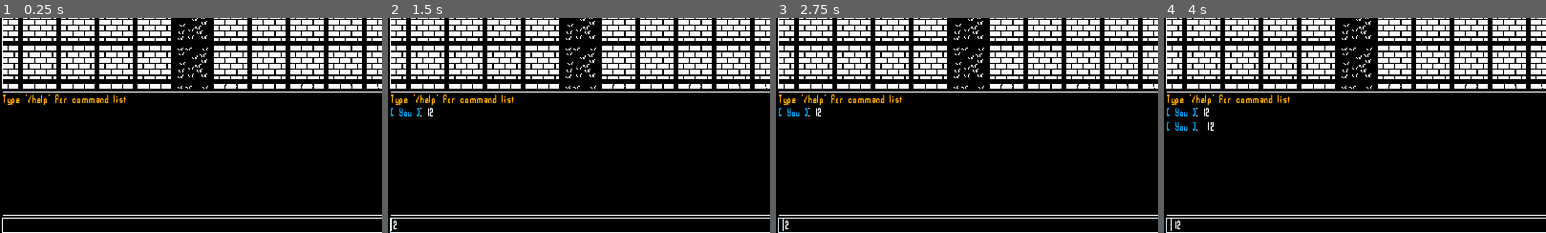
Above: before the commit, frames 1-4 (left to right).
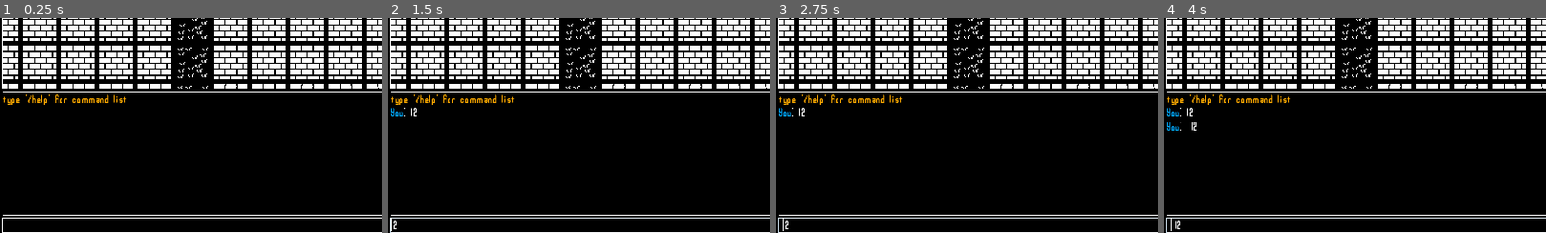
Above: after the commit, the same moments.

Repository: Sarunin/PMD-Dclient
Game: Godot game, scene res://Node2D.tscn
Two runs of this game, one before a commit and one after it. Both use one fixed random seed, a clock stepped at 60 frames per second and the inputs below.
Inputs (mouse positions are % of the whole screen's width and height, from its top left):
- Up to frame 1 (0.25 s): no input
- Up to frame 2 (1.5 s): click (25, 98) at 0.52 s; type "12" at 0.6 s; tap Enter at 1.25 s; hold Up from 1.28 s (still down)
- Up to frame 3 (2.75 s): tap Space at 2 s; release Up at 2.03 s
- Up to frame 4 (4 s): tap Enter at 2.75 s; hold Up from 2.78 s (still down); tap Space at 3.5 s
The pictures show only the part of the screen within x 0-50%, y 50-100%; the shares and areas given below are measured in that part.

The runs differ from the first frame. In frame 1, less than 0.1% of the frame differs, in the area x 0-2%, y 35-40%; in frame 2, 0.2%; in frame 3, 0.2%; in frame 4, 0.4%, in the area x 0-13%, y 35-53%.

Commit message:
Added cmd_log helper script for more modular logging to the console

Diff:
--- /dev/null
+++ b/Code/chat_log.gd
@@ -0,0 +1,35 @@
+extends RichTextLabel
+
+const colors = {
+	'local_player': '#00aaff',
+	'message': 'ffffff',
+	'system': '#ffaa00',
+	'default': '#aaaaaa',
+}
+
+func print(message):
+	var color = colors.get(
+		message.get('color', 'default'),
+		colors.default
+	)
+	bbcode_text += '[color=' + color + ']'
+	bbcode_text += message.content
+	bbcode_text += '[/color]'
+	bbcode_text += '\n'
+
+func print_message(message):
+	var color = colors.get(
+			message.get('color', 'default'),
+			colors.default
+	)
+	var user_color = colors.get(
+			message.get('user_color', 'default'),
+			colors.default
+	)
+	bbcode_text += '[color=' + user_color + ']'
+	bbcode_text += message.user
+	bbcode_text += '[/color]'
+	bbcode_text += '[color=' + color + ']: '
+	bbcode_text += message.content
+	bbcode_text += '[/color]'
+	bbcode_text += '\n'
--- a/Code/cmd_box.gd
+++ b/Code/cmd_box.gd
@@ -8,29 +8,26 @@
 var bfr = ''
 var tile_size = 32
 
-# dictionary array for referencing chat colors
-var colorSys = [
-	{'name': 'system', 'color': '#ffaa00'},
-	{'name': 'localplayer', 'color': '#00aaff'}
-]
-
 # /help comands list
 var cmdList = [
-		{'name': "/help", 'descp': " shows list of avalible comands"},
-		{'name': '/look <direction>', 'descp': ' changes player rotation in declared direction'},
-		{'name': "/move <direction>", 'descp': " changes player position in declared direction"}
+		{'name': "/help", 'description': " shows list of avalible comands"},
+		{'name': '/look <direction>', 'description': ' changes player rotation in declared direction'},
+		{'name': "/move <direction>", 'description': " changes player position in declared direction"}
 	]
 
+
 func _ready():
-	chatLog.bbcode_text += '[color='+ colorSys[0]['color'] + ']'
-	chatLog.bbcode_text += "Type '/help' for command list"
-	chatLog.bbcode_text += '[/color]' + '\n'
+	chatLog.print({
+		'color': 'system',
+		'content': "type '/help' for command list",
+	})
 	inputField.connect("text_entered", self, "text_entered")
 
 func _input(event):
 	if event is InputEventKey:
 		if event.pressed and event.scancode == KEY_UP:
 			inputField.text = bfr
+
 
 func text_entered(text):
 	bfr = text # line for last comand recall
@@ -41,96 +38,75 @@
 			"/help": fhelp()
 			"/move":
 				if args[1] != '':
-					fmove(args[1])
+					chatLog.print(fmove(args[1]))
 				else:
-					chatLog.bbcode_text += '[color='+ colorSys[0]['color'] + ']'
-					chatLog.bbcode_text += "Missing agument <direction>"
-					chatLog.bbcode_text += '[/color]' + '\n'
+					chatLog.print({
+						'color': 'system',
+						'content': 'Missing argument <direction>',
+					})
 			"/look":
 				if args[1] != '':
-					flook(args[1])
+					chatLog.print(flook(args[1]))
 				else:
-					chatLog.bbcode_text += '[color='+ colorSys[0]['color'] + ']'
-					chatLog.bbcode_text += "Missing agument <direction>"
-					chatLog.bbcode_text += '[/color]' + '\n'
+					chatLog.print({
+						'color': 'system',
+						'content': 'Required direction argument',
+					})
 			_: # errors check
-				chatLog.bbcode_text += '[color='+ colorSys[0]['color'] + ']'
-				chatLog.bbcode_text += "Invalid command"
-				chatLog.bbcode_text += '[/color]' + '\n'
+				chatLog.print({
+					'color': 'system',
+					'content': 'Invalid command',
+				})
 	else:
-		chatLog.bbcode_text += '[color='+ colorSys[1]['color'] + ']'
-		chatLog.bbcode_text += "["+ ' You ' +"]"
-		chatLog.bbcode_text += '[/color]: ' + text + '\n'
+		chatLog.print_message({
+			'user_color': 'local_player',
+			'user': 'You',
+			'color': 'message',
+			'content': text,
+		})
 	inputField.text = ''
 
+
 func fhelp():
+	for cmd in cmdList:
+		chatLog.print({
+			'color': 'system',
+			'content': cmd.name + " : " + cmd.description,
+		})
 
-	for i in cmdList:
-		chatLog.bbcode_text += '[color='+ colorSys[0]['color'] + ']'
-		chatLog.bbcode_text += i["name"] + ' : '
-		chatLog.bbcode_text += i["descp"]
-		chatLog.bbcode_text += '[/color]' + '\n'
 
 func fmove(dir):
-	match dir:
-		"up":
-			player.dirrotate(dir)
-			dirmove(0, -1)
-		"up-right":
-			player.dirrotate(dir)
-			dirmove(1, -1)
-		"right":
-			player.dirrotate(dir)
-			dirmove(1, 0)
-		"down-right":
-			player.dirrotate(dir)
-			dirmove(1, 1)
-		"down":
-			player.dirrotate(dir)
-			dirmove(0, 1)
-		"down-left":
-			player.dirrotate(dir)
-			dirmove(-1, 1)
-		"left":
-			player.dirrotate(dir)
-			dirmove(-1, 0)
-		"up-left":
-			player.dirrotate(dir)
-			dirmove(-1, -1)
-		_:
-			chatLog.bbcode_text += '[color='+ colorSys[0]['color'] + ']'
-			chatLog.bbcode_text += "Invalid agument <direction>"
-			chatLog.bbcode_text += '[/color]' + '\n'
+	var dirs = {
+		"up": Vector2(0, -1),
+		"up-right": Vector2(1, -1),
+		"right": Vector2(1, 0),
+		"down-right": Vector2(1, 1),
+		"down": Vector2(0, 1),
+		"down-left": Vector2(-1, 1),
+		"left": Vector2(-1, 0),
+		"up-left": Vector2(-1, -1),
+	}
+	if not dirs.has(dir):
+		return {
+			'color': 'system',
+			'content': 'Invalid argument: ' + dir + "; Expected a direction",
+		}
+	player.position += dirs[dir] * tile_size
+	flook(dir)
+	return {
+		'color': 'system',
+		'content': 'Moved ' + dir,
+	}
+
 
 func flook(dir):
-	match dir:
-		"up":
-			player.dirrotate(dir)
-		"up-right":
-			player.dirrotate(dir)
-		"right":
-			player.dirrotate(dir)
-		"down-right":
-			player.dirrotate(dir)
-		"down":
-			player.dirrotate(dir)
-		"down-left":
-			player.dirrotate(dir)
-		"left":
-			player.dirrotate(dir)
-		"up-left":
-			player.dirrotate(dir)
-		'vfar':
-			player.dirrotate(dir)
-		'far':
-			player.dirrotate(dir)
-		'close':
-			player.dirrotate(dir)
-		_:
-			chatLog.bbcode_text += '[color='+ colorSys[0]['color'] + ']'
-			chatLog.bbcode_text += "Invalid agument <direction>"
-			chatLog.bbcode_text += '[/color]' + '\n'
-
-func dirmove(dirx, diry):
-	player.position.x += dirx * tile_size
-	player.position.y += diry * tile_size
+	if dir in ["up", "up-right", "right", "down-right", "down", "down-left", "left", "up-left"]:
+		player.dirrotate(dir)
+		return {
+			'color': 'system',
+			'content': 'Looked ' + dir,
+		}
+	return {
+		'color': 'system',
+		'content': 'Invalid argument: ' + dir + '; Expected a direction',
+	}
--- a/Node2D.tscn
+++ b/Node2D.tscn
@@ -6,6 +6,7 @@
 [ext_resource path="res://Code/cmd_box.gd" type="Script" id=4]
 [ext_resource path="res://Resources/console_theme.tres" type="Theme" id=5]
 [ext_resource path="res://MapScene.tscn" type="PackedScene" id=6]
+[ext_resource path="res://Code/chat_log.gd" type="Script" id=7]
 
 [node name="Root" type="Node2D"]
 
@@ -37,6 +38,7 @@
 custom_styles/focus = ExtResource( 1 )
 bbcode_enabled = true
 scroll_following = true
+script = ExtResource( 7 )
 __meta__ = {
 "_edit_use_anchors_": false
 }
Not shown: 1 places in Node2D.tscn that only renumber resources
